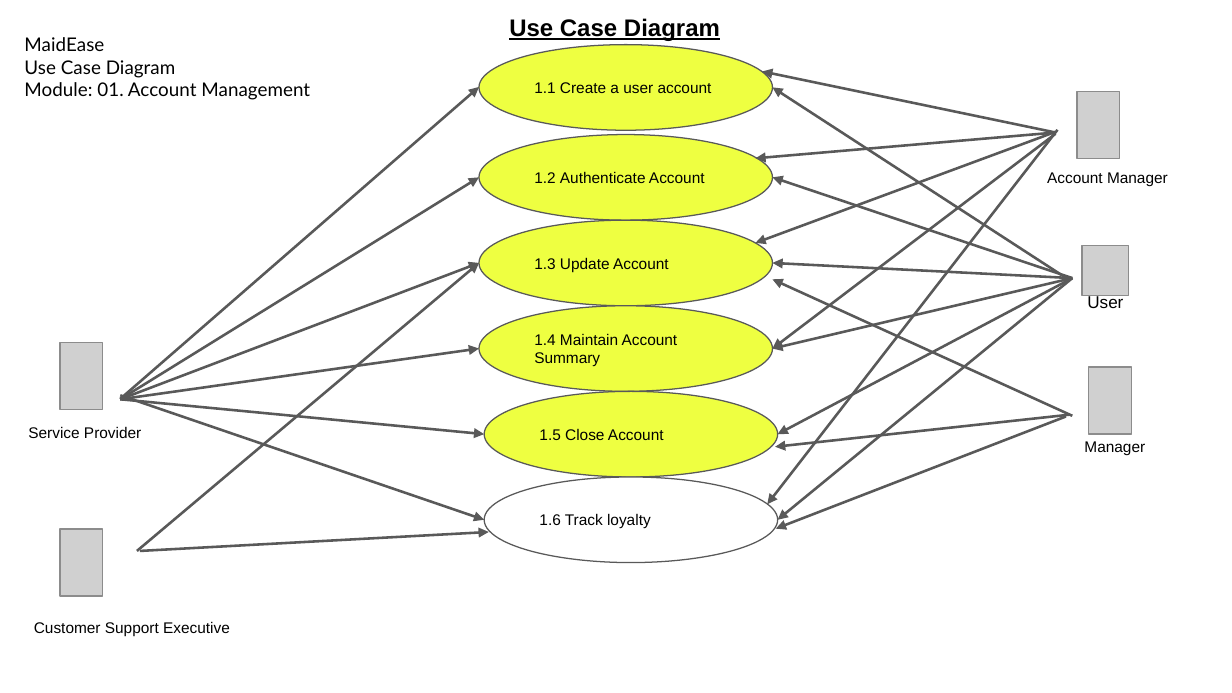
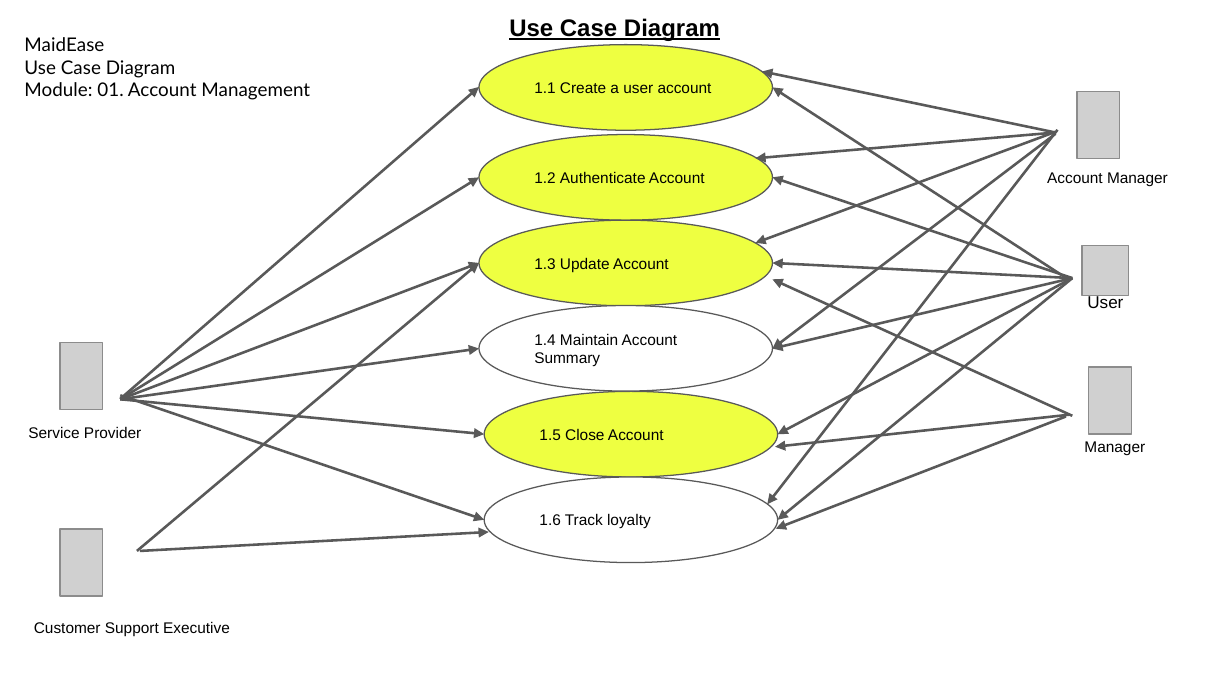
Before and after one commit to Saiteja1807/MaidEase, a slide deck: slide 1 of Documentation Set/8. UseCaseDiagrams-(UML).pptx. Drawn at 1232x693 pixels with LibreOffice and Linux fonts; fonts in the diff are those of the drawing; grey boxes stand for pictures. Boxes give left, top, right and bottom in pixels: in the first picture for what was removed or moved away, otherwise in the second. Text is boxed around its words. In the diff, an @@ line names an element or a change of style, - is before the commit and + after.

```diff
--- a/Documentation Set/8. UseCaseDiagrams-(UML).pptx
+++ b/Documentation Set/8. UseCaseDiagrams-(UML).pptx
@@ ellipse "1.4 Maintain Account Summary" at [479, 306, 772, 391]: fill #EEFF41 to #FFFFFF @@
```
Also in this commit, not shown: 9 other files.
